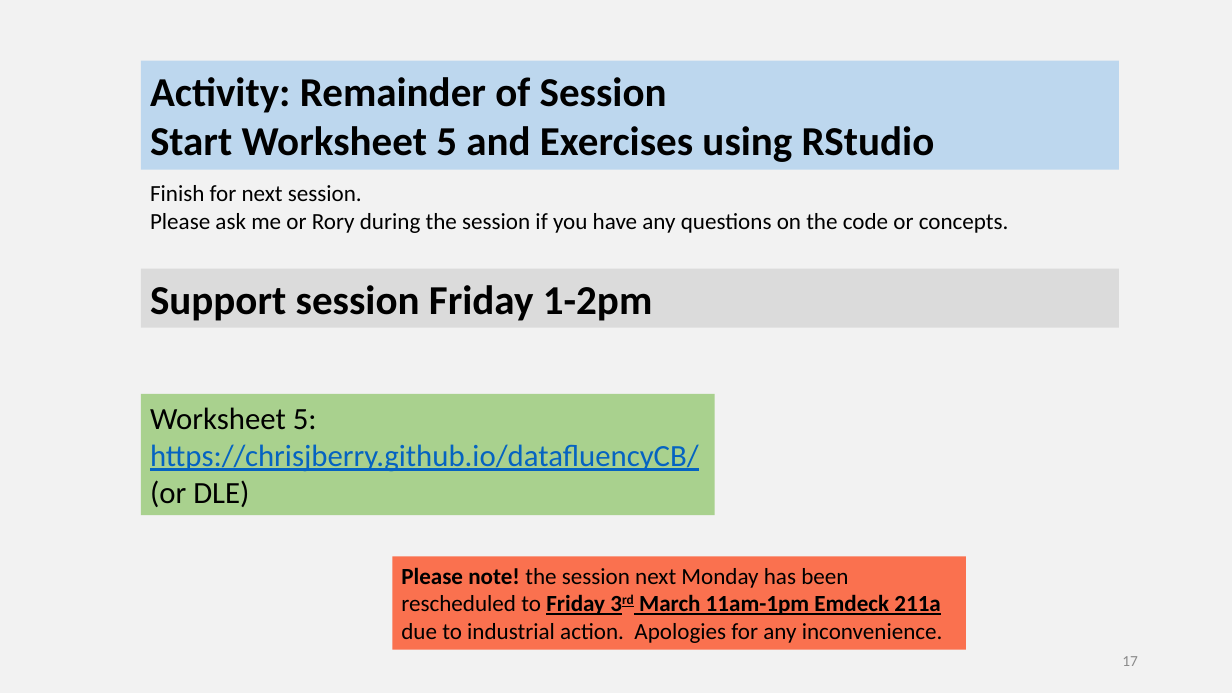
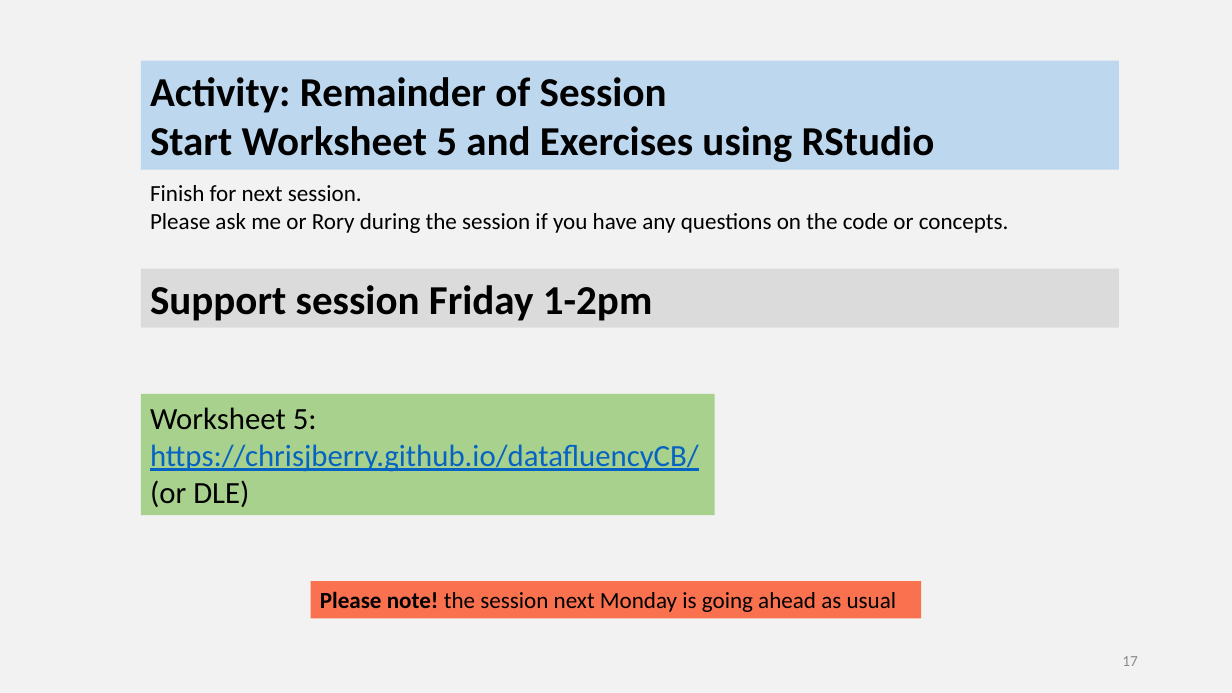
Before and after one commit to chrisjberry/datafluencyCB, a slide deck: slide 17 of docs/slides/PSYC753_L5_MultipleRegression3.pptx. Drawn at 1232x693 pixels with LibreOffice and Linux fonts; fonts in the diff are those of the drawing. Boxes give left, top, right and bottom in pixels: in the first picture for what was removed or moved away, otherwise in the second. Text is boxed around its words. In the diff, an @@ line names an element or a change of style, - is before the commit and + after.

```diff
--- a/docs/slides/PSYC753_L5_MultipleRegression3.pptx
+++ b/docs/slides/PSYC753_L5_MultipleRegression3.pptx
@@ rectangle "Please note! the session next ..." resized from (x1=393, y1=556, x2=967, y2=650) to (x1=311, y1=581, x2=921, y2=618) @@
@@ text in rectangle at (x1=320, y1=591, x2=897, y2=612): text changed @@
-Please note! the session next Monday has been rescheduled to Friday 3rd March 11am-1pm Emdeck 211a due to industrial action. Apologies for any inconvenience.
+Please note! the session next Monday is going ahead as usual
```
